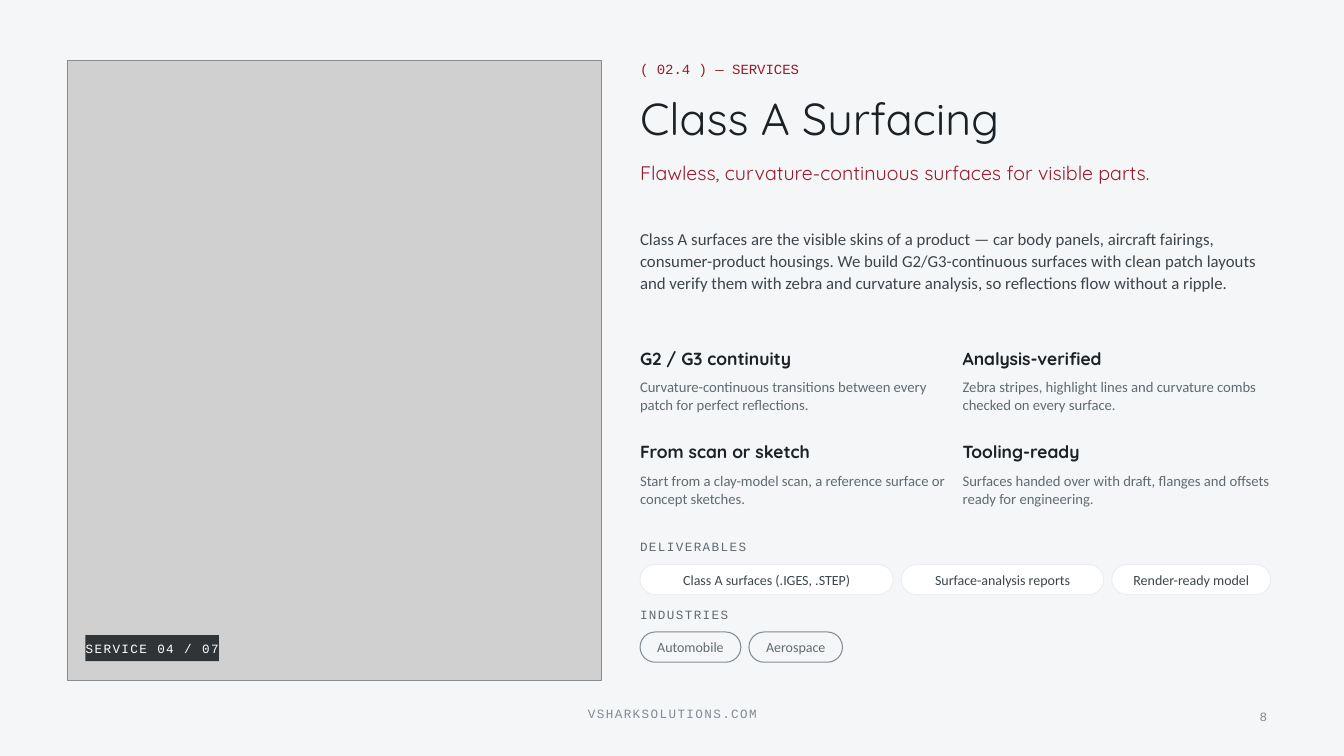
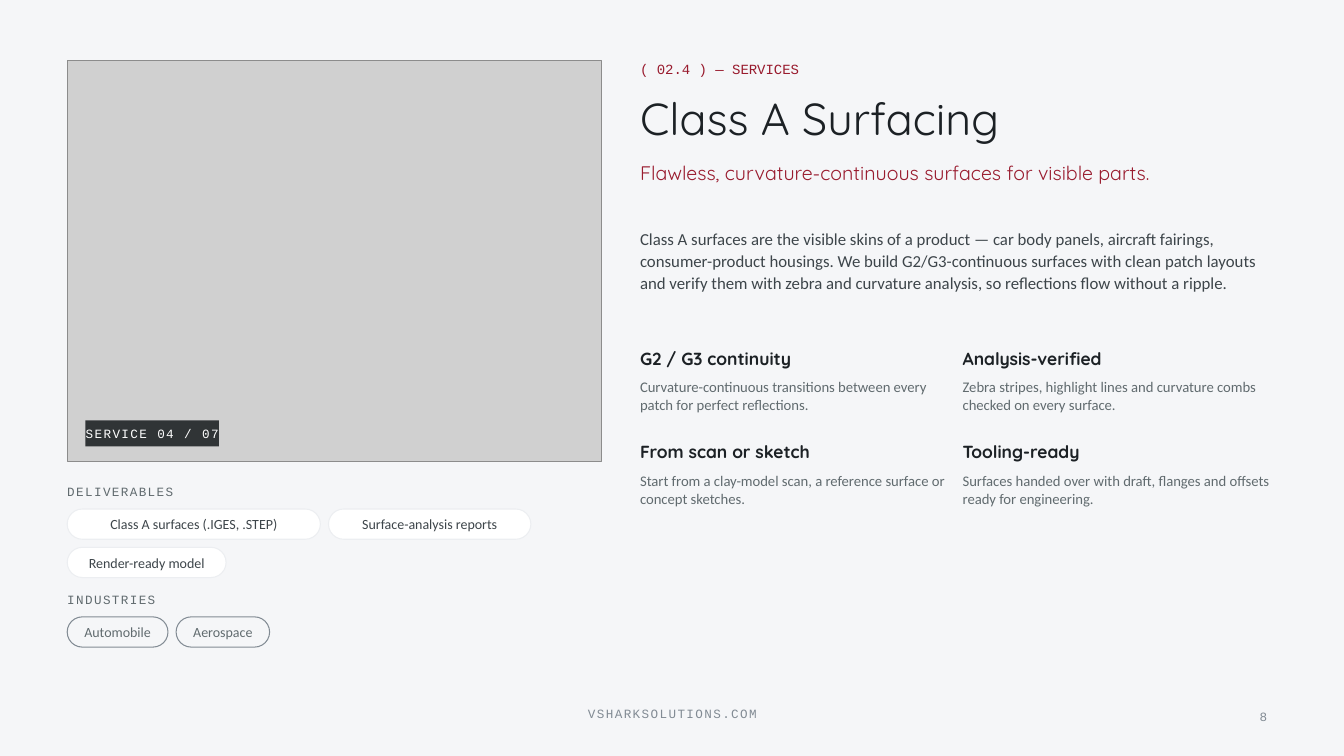
Before and after one commit to vsharkindia/vshark-website, a slide deck: slide 8 of collateral/VShark-Presentation.pptx. Drawn at 1344x756 pixels with LibreOffice and Linux fonts; fonts in the diff are those of the drawing; grey boxes stand for pictures; background and template pictures are left out. Boxes give left, top, right and bottom in pixels: in the first picture for what was removed or moved away, otherwise in the second. Text is boxed around its words. In the diff, an @@ line names an element or a change of style, - is before the commit and + after.

```diff
--- a/collateral/VShark-Presentation.pptx
+++ b/collateral/VShark-Presentation.pptx
@@ picture: place and size @@
-picture at [68,60,602,681]
+picture at [68,60,602,462]
@@ text "SERVICE 04 / 07": place and size @@
-text "SERVICE 04 / 07" at [86,644,219,653]
+text "SERVICE 04 / 07" at [86,429,219,438]
@@ rectangle: place and size @@
-rectangle at [86,635,219,661]
+rectangle at [86,420,219,447]
@@ 3 texts, 2 rounded rectangles: place and size @@
-3 texts, 2 rounded rectangles at [640,542,1104,595]
+3 texts, 2 rounded rectangles at [67,487,531,539]
@@ text "Render-ready model": place and size @@
-text "Render-ready model" at [1133,575,1249,588]
+text "Render-ready model" at [89,558,205,570]
@@ rounded rectangle: place and size @@
-rounded rectangle at [1112,565,1271,595]
+rounded rectangle at [68,547,227,578]
@@ 2 texts, 1 rounded rectangle: place and size @@
-2 texts, 1 rounded rectangle at [640,610,741,662]
+2 texts, 1 rounded rectangle at [67,595,168,647]
@@ text "Aerospace": place and size @@
-text "Aerospace" at [766,643,825,654]
+text "Aerospace" at [193,628,252,639]
@@ rounded rectangle: place and size @@
-rounded rectangle at [749,632,843,662]
+rounded rectangle at [176,617,270,647]
```
Also in this commit, not shown: 9 other slides changed, 48 other files.
